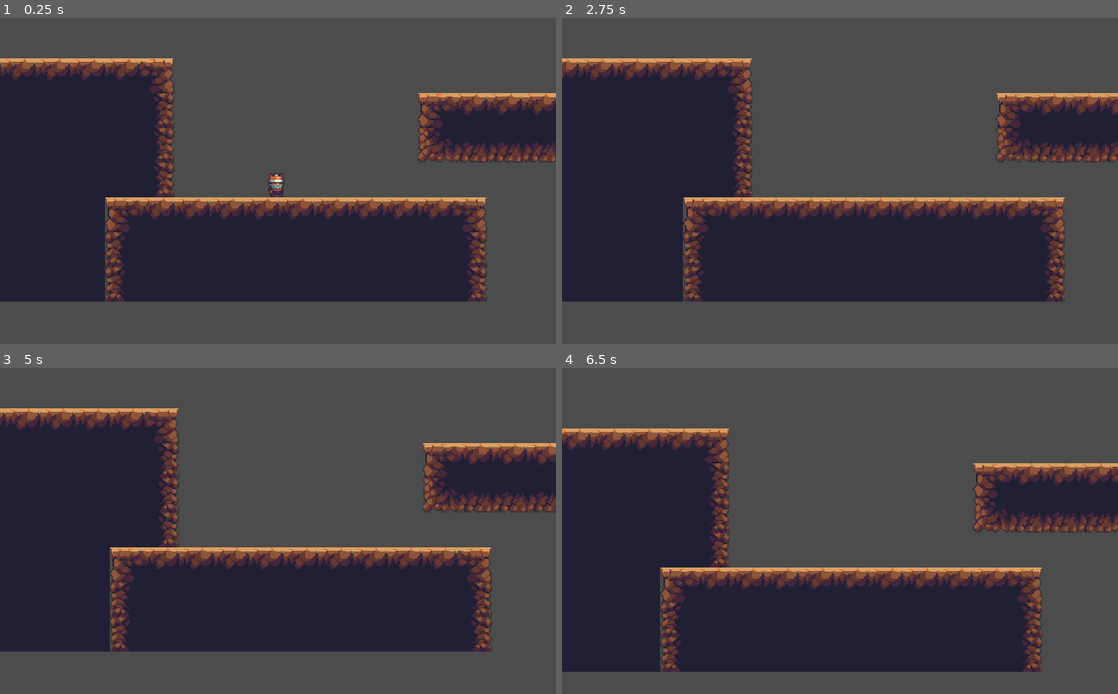
Above: before the commit, frames 1-4 (two rows, left to right).
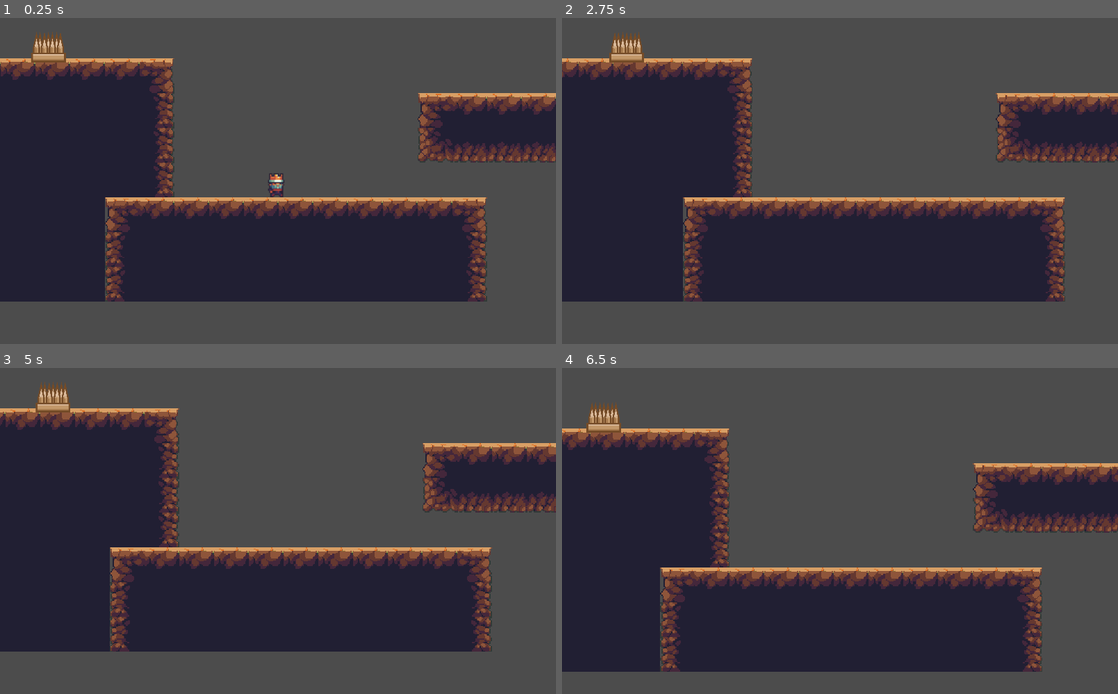
Above: after the commit, the same moments.

Repository: wusca/a-terrible-game
Game: Godot game, scene res://Scenes/Stage.tscn
Same seed, same stepped clock (60 frames per second), same inputs: the game is played once before the commit and once after it.
Inputs:
- Up to frame 1 (0.25 s): no input
- Up to frame 2 (2.75 s): tap Enter at 0.5 s; hold D (move_right) 0.53-2.03 s; tap Up (jump) at 0.77, 1.52 s; hold A (move_left) from 2.03 s (still down)
- Up to frame 3 (5 s): release A (move_left) at 2.78 s; hold D (move_right) 2.78-4.28 s; tap Up (jump) at 3.02, 3.77, 4.52 s; hold A (move_left) from 4.28 s (still down)
- Up to frame 4 (6.5 s): release A (move_left) at 5.03 s; hold D (move_right) 5.03-5.78 s; hold A (move_left) from 5.78 s (still down); tap Up (jump) at 6.02 s

The runs differ from the first frame. In frame 1, 0.4% of the frame differs, in the area x 5-12%, y 4-14%; in frame 2, 0.4%; in frame 3, 0.4%; in frame 4, 0.4%, in the area x 4-11%, y 10-20%.

Commit message:
Add spikes

Diff:
--- /dev/null
+++ b/Classes/Spikes.tscn
@@ -0,0 +1,21 @@
+[gd_scene load_steps=4 format=2]
+
+[ext_resource path="res://Code/Spikes.gd" type="Script" id=1]
+[ext_resource path="res://Art/spike A.png" type="Texture" id=2]
+
+[sub_resource type="RectangleShape2D" id=1]
+extents = Vector2( 16, 16 )
+
+[node name="Spikes" type="Area2D"]
+script = ExtResource( 1 )
+
+[node name="Sprite" type="Sprite" parent="."]
+position = Vector2( 0, 1.83889 )
+scale = Vector2( 0.11877, 0.1095 )
+texture = ExtResource( 2 )
+centered = false
+offset = Vector2( 0, 16 )
+
+[node name="CollisionShape2D" type="CollisionShape2D" parent="."]
+position = Vector2( 16, 16 )
+shape = SubResource( 1 )
--- /dev/null
+++ b/Code/Spikes.gd
@@ -0,0 +1,4 @@
+extends Area2D
+
+func _ready():
+	connect("body_entered", get_parent(), "death")
--- a/Particles/Materials/DeathExplosion_mat.tres
+++ b/Particles/Materials/DeathExplosion_mat.tres
@@ -21,7 +21,6 @@
 gravity = Vector3( 0, 100, 0 )
 initial_velocity = 200.0
 initial_velocity_random = 0.8
-angular_velocity = 0.0
 orbit_velocity = 0.0
 orbit_velocity_random = 0.0
 damping = 100.0
--- a/Scenes/Stage.tscn
+++ b/Scenes/Stage.tscn
@@ -1,8 +1,9 @@
-[gd_scene load_steps=5 format=2]
+[gd_scene load_steps=6 format=2]
 
 [ext_resource path="res://Code/Level.gd" type="Script" id=1]
 [ext_resource path="res://Classes/Player.tscn" type="PackedScene" id=2]
 [ext_resource path="res://Art/Tiles/JungleDirtTileset.tres" type="TileSet" id=3]
+[ext_resource path="res://Classes/Spikes.tscn" type="PackedScene" id=4]
 
 [sub_resource type="RectangleShape2D" id=1]
 extents = Vector2( 5000, 100 )
@@ -24,3 +25,6 @@
 [node name="CollisionShape2D" type="CollisionShape2D" parent="Death Area"]
 position = Vector2( 351.863, 485.898 )
 shape = SubResource( 1 )
+
+[node name="Spikes" parent="." instance=ExtResource( 4 )]
+position = Vector2( 60, 100 )
Binary file added: Art/spike A.png
Not shown, added: Art/spike A.png.import
